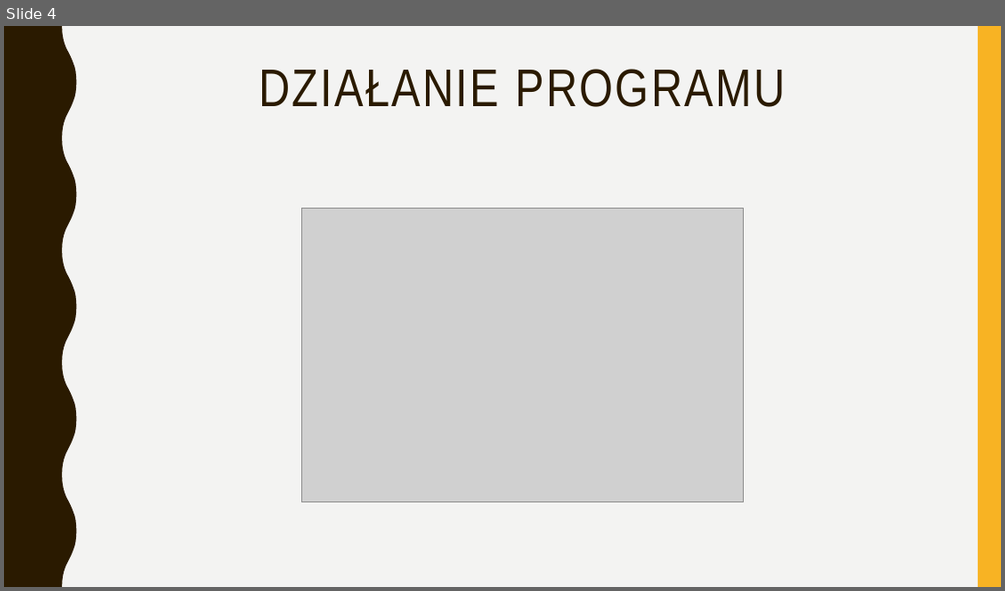
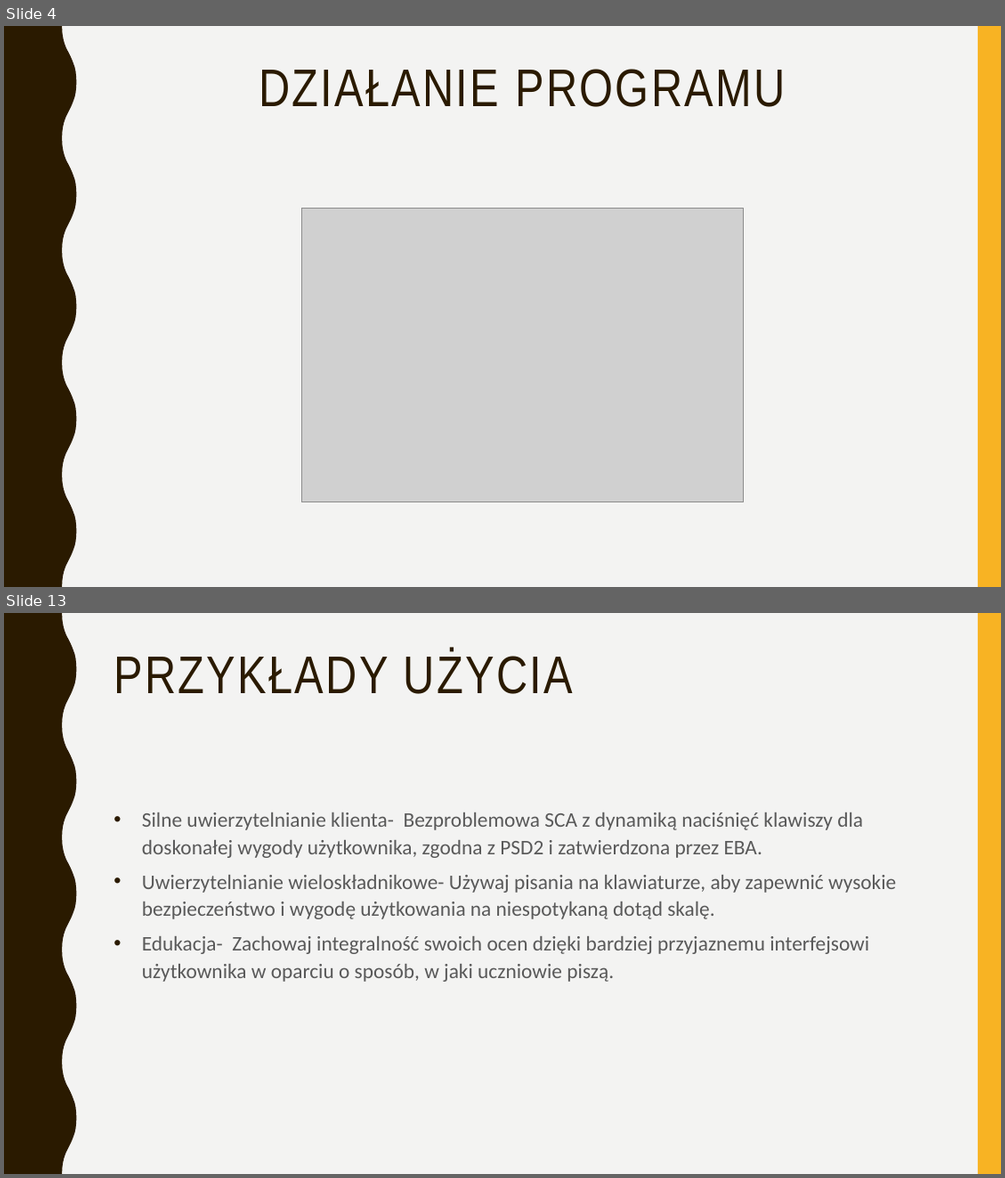
Before and after one commit to Sobiechh/ZSI, a slide deck: MODUL 1/Moduł1.pptx. Shown one above the other, each under a label of ours: slide 4 before the commit, slides 4 and 13 after it; the slides between them are not shown. The pictures are 1005x591 and 1005x1178 pixels, drawn with LibreOffice and Linux fonts; fonts in the diff are those of the drawing; grey boxes stand for pictures. Boxes give left, top, right and bottom in pixels: in the first picture for what was removed or moved away, otherwise in the second. Text is boxed around its words. In the diff, an @@ line names an element or a change of style, - is before the commit and + after.

```diff
--- a/MODUL 1/Moduł1.pptx
+++ b/MODUL 1/Moduł1.pptx
@@ slide 13 added at [4, 613, 1001, 1174], background #F3F3F2; not listed: 2 template elements that a slide beside it also shows @@
@@ title added at [113, 650, 573, 694], 51 pt, text #2A1A00 @@
+PRZYKŁADY UŻYCIA
@@ text added at [142, 812, 896, 981], 20 pt, text #595959 @@
+• Silne uwierzytelnianie klienta- Bezproblemowa SCA z dynamiką naciśnięć klawiszy dla doskonałej wygody użytkownika, zgodna z PSD2 i zatwierdzona przez EBA.
+• Uwierzytelnianie wieloskładnikowe- Używaj pisania na klawiaturze, aby zapewnić wysokie bezpieczeństwo i wygodę użytkowania na niespotykaną dotąd skalę.
+• Edukacja- Zachowaj integralność swoich ocen dzięki bardziej przyjaznemu interfejsowi użytkownika w oparciu o sposób, w jaki uczniowie piszą.
```
Also in this commit, not shown: 2 slides changed, 7 other slides added.
